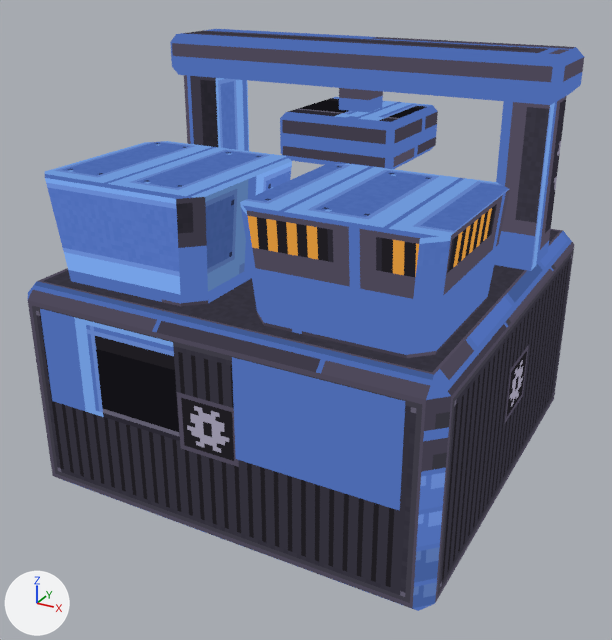
A saved change to the glTF model art/out/comp_factory.glb.
Rendered twice from a camera (50 mm lens) standing at (1.31, -2.94, 1.9) and looking at (-0.51, 0.37, 0.25). The axes (+X, +Y, +Z) are drawn at lower left. The lights are the same throughout. The first picture is the older version. Vertices at exactly the same position are counted once.

Script lines for the objects in view, before the commit:
```python
me_comp_factory_body = bpy.data.meshes.new('comp_factory_body')
me_comp_factory_body.from_pydata(...)  # 132 vertices, 200 faces; spans x -1.5..0.5, y -0.5..1.5, z -0.5..1.5
me_comp_factory_body.materials.append(mat_comp_factory)
me_comp_factory_ram = bpy.data.meshes.new('comp_factory_ram')
me_comp_factory_ram.from_pydata(...)  # 32 vertices, 54 faces; spans x -0.8..-0.2, y 0.6..1.2, z 0.95..1.3
me_comp_factory_ram.materials.append(mat_comp_factory)
ob_comp_factory_body = bpy.data.objects.new('comp_factory_body', me_comp_factory_body)
ob_comp_factory_body.location = (0.0, 0.0, 0.0)
ob_comp_factory_ram = bpy.data.objects.new('comp_factory_ram', me_comp_factory_ram)
ob_comp_factory_ram.location = (0.0, 0.0, 0.0)
```
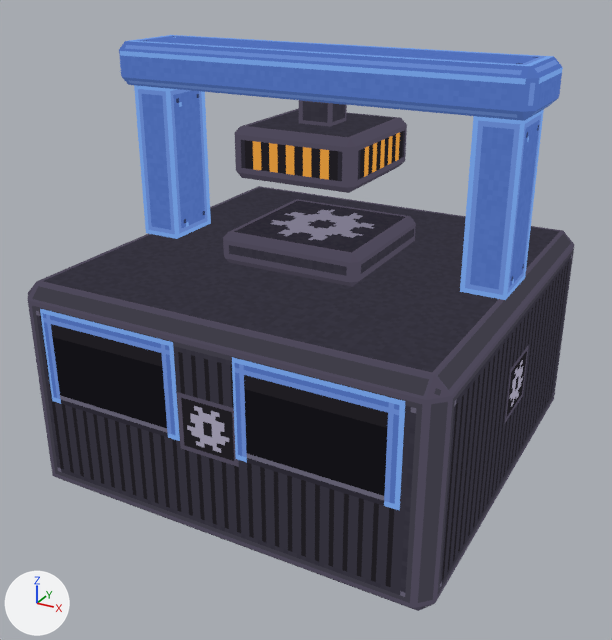
Where the change shows, as pixel boxes (x1, y1, x2, y2) in the pictures (612 x 640 px; the box of a moved part takes in the faces that stretch with it):
'comp_factory_body', reshaped
    before: (28, 29, 584, 611)
    after: (28, 35, 574, 611)
'comp_factory_ram', moved
    before: (280, 88, 438, 169)
    after: (235, 100, 407, 193)
part 1 of me_comp_factory_body, deleted (blue)
    before: (240, 164, 510, 358)
part 2 of me_comp_factory_body, deleted (blue)
    before: (45, 141, 292, 306)
part 3 of me_comp_factory_body, moved or reshaped
    before: (170, 29, 584, 271)
    after: (119, 35, 563, 300)
part 4 of me_comp_factory_body, surface changed (blue to grey)
    before: (28, 29, 584, 611)
    after: (28, 35, 574, 611)

The change in detail:
me_comp_factory_body is used by ob_comp_factory_body; location (0.0, 0.0, 0.0).
me_comp_factory_body had 132 vertices, 200 faces and spanned x -1.5..0.5, y -0.5..1.5, z -0.5..1.5.
me_comp_factory_body now has 100 vertices, 156 faces and spans x -1.5..0.5, y -0.5..1.5, z -0.5..1.5.
me_comp_factory_body part 1: the loose piece of 16 vertices spanning x -0.42..0.42, y -0.4..0.44, z 0.55..1.02 is deleted.
me_comp_factory_body part 2: the loose piece of 16 vertices spanning x -1.42..-0.58, y -0.4..0.44, z 0.55..1.02 is deleted.
Part 3, on me_comp_factory_body:
40 vertices in x -1.5..0.5, y 0.68..1.12, z 0.55..1.5 move by (0.0, -0.4, 0.0).
6 vertices in x -0.8..-0.77, y 0.6..0.63, z 0.55..0.7 move by (-0.05, -0.45, 0.0).
6 vertices in x -0.8..-0.77, y 1.17..1.2, z 0.55..0.7 move by (-0.05, -0.35, 0.0).
6 vertices in x -0.23..-0.2, y 1.17..1.2, z 0.55..0.7 move by (0.05, -0.35, 0.0).
6 vertices in x -0.23..-0.2, y 0.6..0.63, z 0.55..0.7 move by (0.05, -0.45, 0.0).
me_comp_factory_body part 4: 144 kept faces spanning x -1.5..0.5, y -0.5..1.5, z -0.5..1.5 get new texture (UV) coordinates.
me_comp_factory_ram is used by ob_comp_factory_ram; location (0.0, 0.0, 0.0).
me_comp_factory_ram had 32 vertices, 54 faces and spanned x -0.8..-0.2, y 0.6..1.2, z 0.95..1.3.
me_comp_factory_ram now has 32 vertices, 54 faces and spans x -0.8..-0.2, y 0.2..0.8, z 0.95..1.3.
me_comp_factory_ram part 5: the whole mesh is moved by (0.0, -0.4, 0.0).
